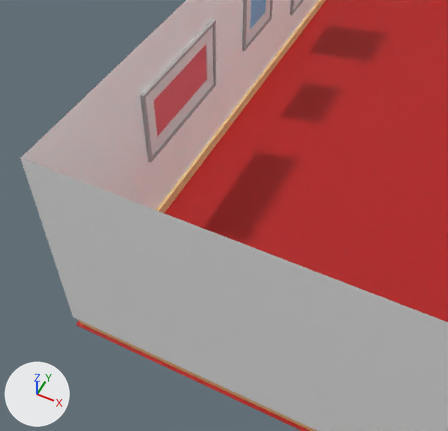
Renders of the OBJ model models/muse2.obj from each side of a commit.
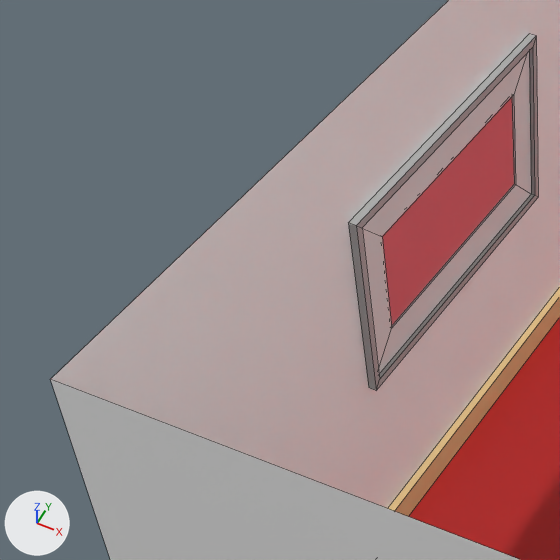
Each version is shown from a camera (50 mm lens) standing at (-0.02, -9.27, 7.58) and looking at (-2.03, -5.25, 2.54), then close up on the part from 0% to 50% of the width and 1% to 54% of the height. Every picture has the same lights, and +X, +Y and +Z are marked at lower left. The close-ups show mesh edges as thin lines. Where no turn or scale is listed for an object, it has been applied to the vertices.

The first close-up shows 'Eggshell', 'Red', 'RedPaint', 'Silver', 'Tan', 'White'.
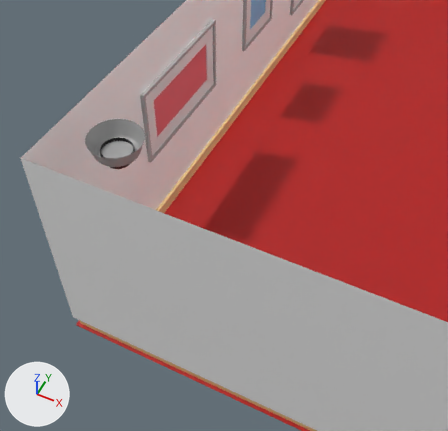
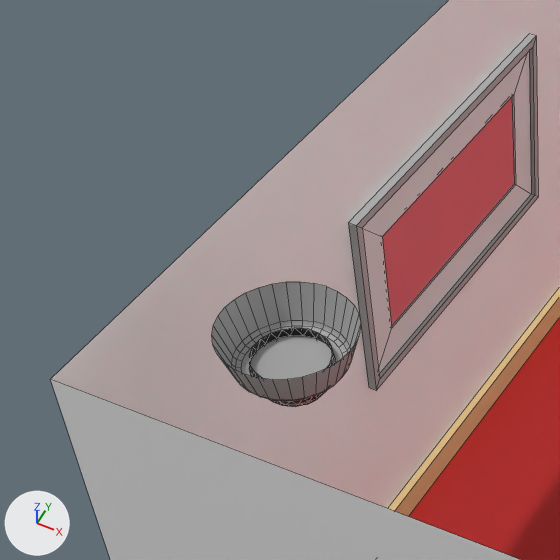
Diff of the bpy script that builds the scene:
```diff
--- a/models/muse2.obj.py
+++ b/models/muse2.obj.py
@@ mat_material_020 @@
+mat_material_020 = principled_material('Material.020')
+mat_material_020.base_color = (0.0, 0.0, 0.0)  # black #000000
@@ mat_material_019 @@
+mat_material_019 = principled_material('Material.019')
+mat_material_019.base_color = (0.373, 0.373, 0.373)  # grey #a4a4a4
@@ me_icosphere @@
+me_icosphere.from_pydata(...)  # 111 vertices, 200 faces; spans x -3.488..-3.112, y -5.488..-5.112, z 2.813..3.052
+me_icosphere.materials.append(mat_material_020)  # black #000000
@@ me_cylinder_001 @@
+me_cylinder_001.from_pydata(...)  # 128 vertices, 97 faces; spans x -3.616..-2.984, y -5.616..-4.984, z 3.0..3.2
+me_cylinder_001.materials.append(mat_material_019)  # grey #a4a4a4
@@ ob_icosphere @@
+ob_icosphere = bpy.data.objects.new('Icosphere', me_icosphere)
+ob_icosphere.location = (0.0, 0.0, 0.0)
@@ ob_cylinder_001 @@
+ob_cylinder_001 = bpy.data.objects.new('Cylinder.001', me_cylinder_001)
+ob_cylinder_001.location = (0.0, 0.0, 0.0)
```

Where the change shows, as pixel boxes [x1, y1, x2, y2] in the close-ups (560 x 560 px):
'Cylinder.001', added
    after: [212, 282, 361, 401]
'Icosphere', added
    after: [249, 328, 335, 407]
